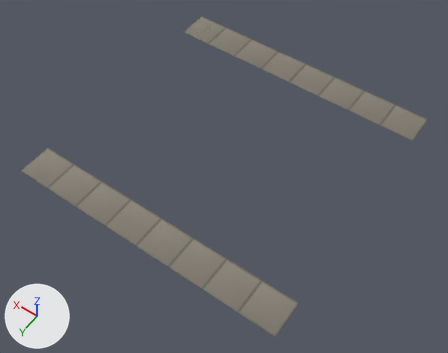
What one commit did to the glTF model frontend/public/assets/models/sidewalk_straight.glb.
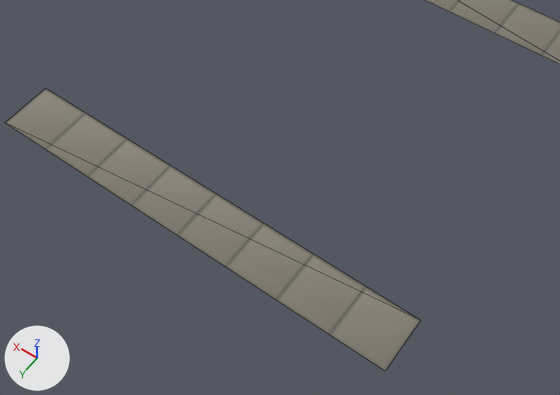
The first picture shows the older version from a 50 mm lens placed at (-12.7, 18.4, 25.8), pointed at (-0.5, 1.4, -1.1). The close-ups show both versions on the part from 4% to 88% of the width and 25% to 100% of the height of that picture; other places that the commit changed are outside them. Every picture has the same lights, and +X, +Y and +Z are marked at lower left. The close-ups show mesh edges as thin lines. Where no turn or scale is listed for an object, it has been applied to the vertices.

The first close-up shows 'road_section_x8_sidewalk'.
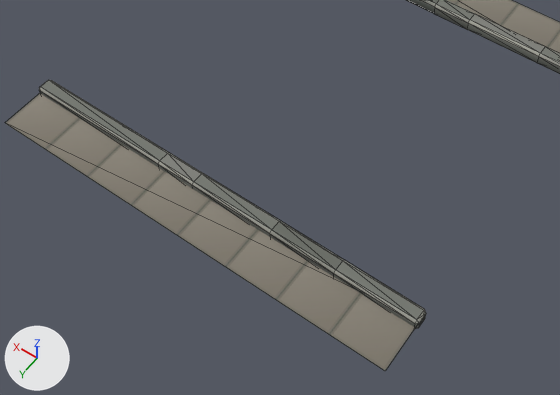
What the commit changed:
Picture 'city_glow' (img_city_glow) is new.
Picture 'city_tex' (img_city_tex) is new.
Picture 'city_metal.jpg-city_rough.jpg' (img_city_metal_jpg_city_rough_jpg) is new.
Material 'city_mat.011' (mat_city_mat_011) is new.
Uses the picture img_city_glow.
Uses the picture img_city_metal_jpg_city_rough_jpg.
Uses the picture img_city_tex.
Mesh me_mesh_023 is new.
It has 112 vertices, 216 faces and spans x -8.0..8.0, y -6.3..6.3, z -0.3..0.3.
It uses material mat_city_mat_011.
Object 'road_section_x8' (ob_road_section_x8) is new; it shows me_mesh_023.
Its location is (0.0, 0.0, 0.0).

Boxes [x1, y1, x2, y2] around the edits, measured in the close-ups (560 x 395 px):
'road_section_x8', added: after [39, 0, 560, 329]
